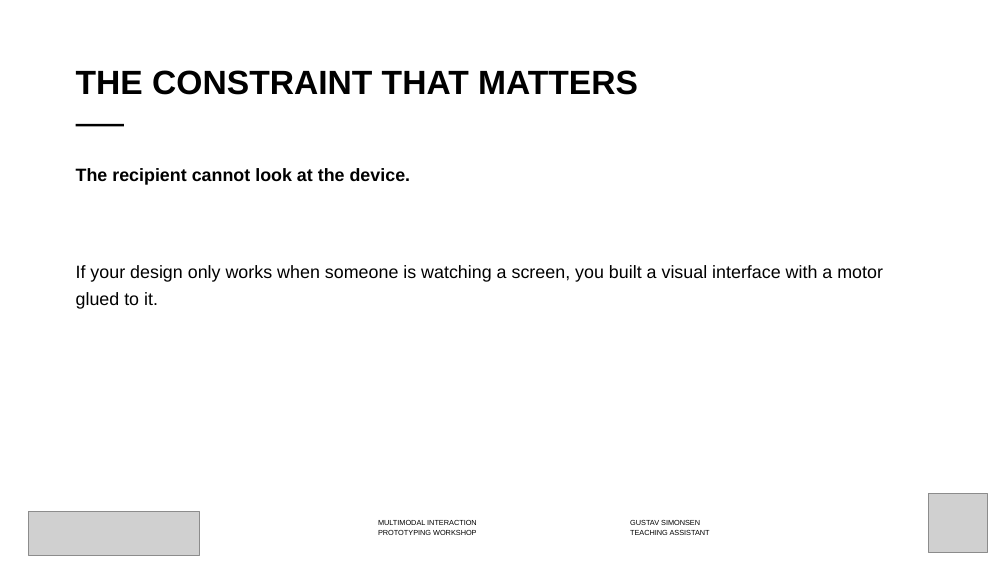
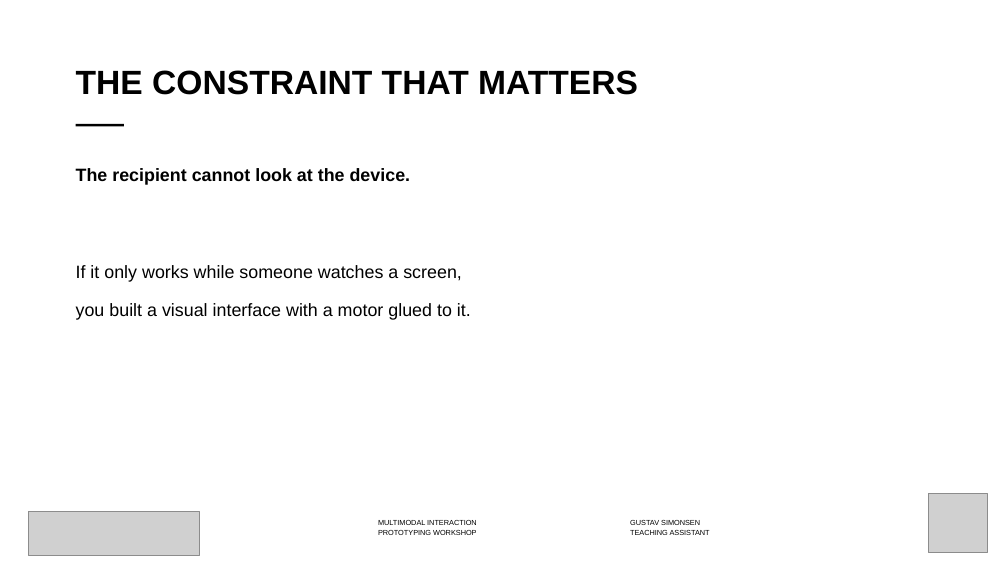
Before and after one commit to labtools-au/multimodal-actuator-workshop, a slide deck: slide 18 of docs/multimodal-actuator-workshop.pptx. Drawn at 1008x567 pixels with LibreOffice and Linux fonts; fonts in the diff are those of the drawing; grey boxes stand for pictures; background and template pictures are left out. Boxes give left, top, right and bottom in pixels: in the first picture for what was removed or moved away, otherwise in the second. Text is boxed around its words. In the diff, an @@ line names an element or a change of style, - is before the commit and + after.

```diff
--- a/docs/multimodal-actuator-workshop.pptx
+++ b/docs/multimodal-actuator-workshop.pptx
@@ text at (76, 265, 471, 320): text changed @@
-If your design only works when someone is watching a screen, you built a visual interface with a motor glued to it.
+If it only works while someone watches a screen,
+you built a visual interface with a motor glued to it.
```
Also in this commit, not shown: 12 other slides changed, 4 other files.
